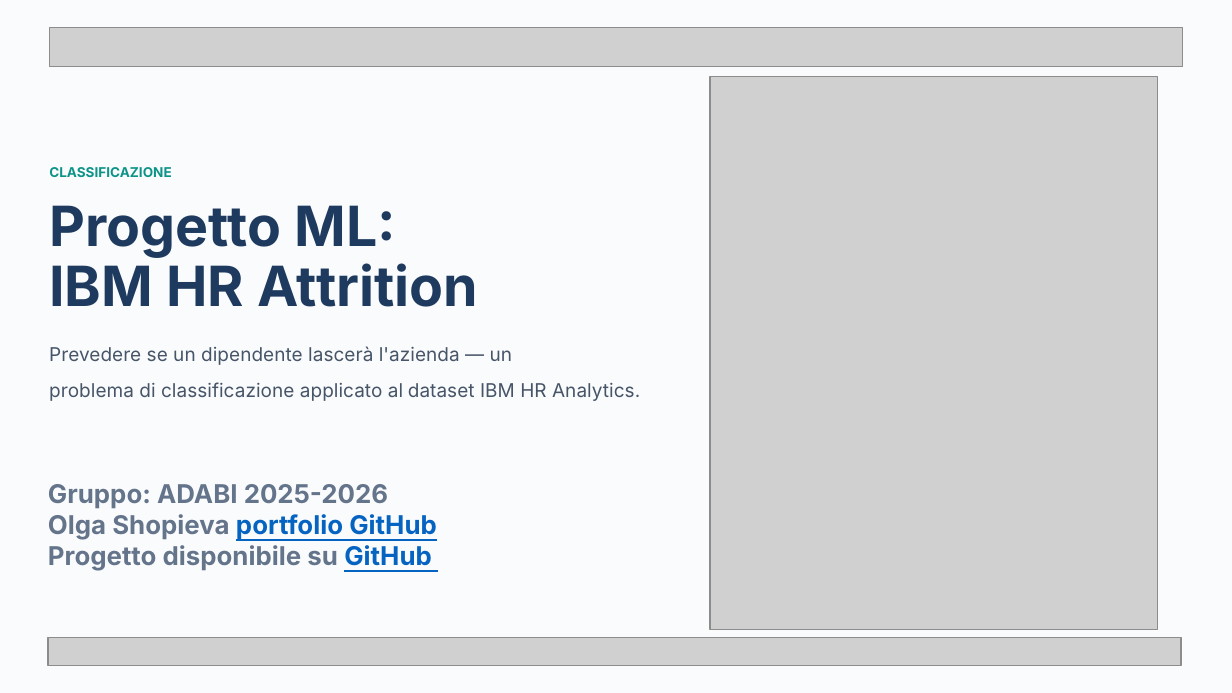
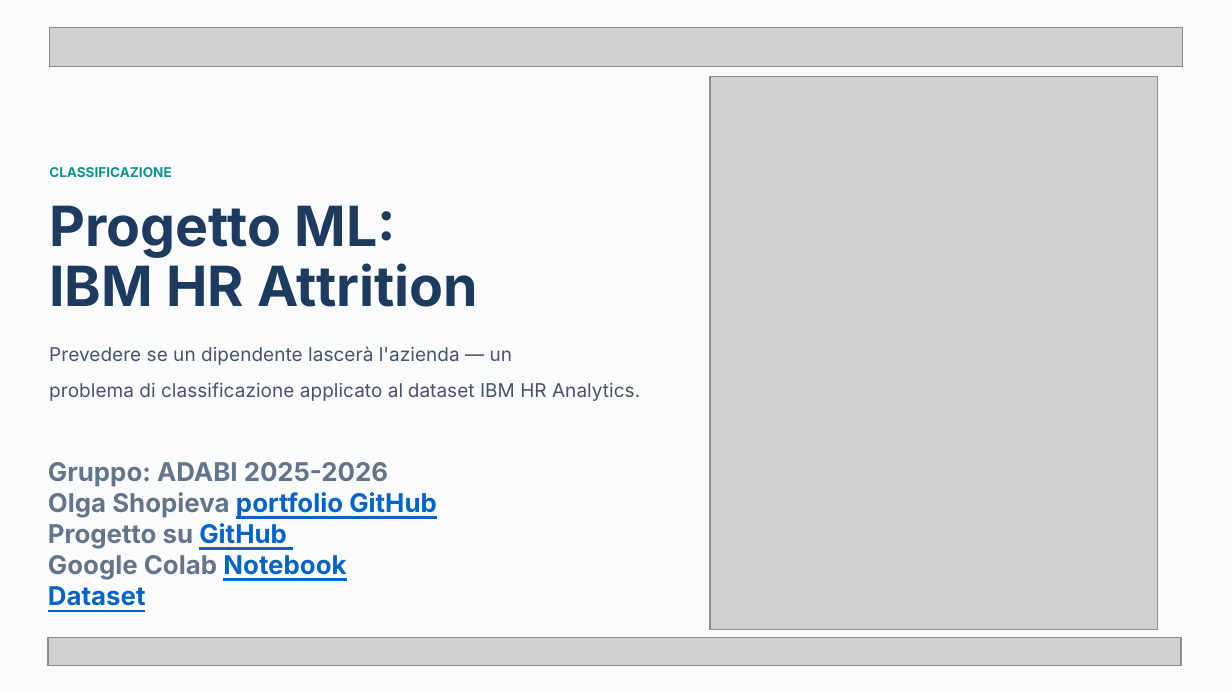
Before and after one commit to OlgaShopieva/adabi-hr-attrition-prediction, a slide deck: slide 1 of HR-Attrition-Prediction.pptx. Drawn at 1232x693 pixels with LibreOffice and Linux fonts; fonts in the diff are those of the drawing; grey boxes stand for pictures. Boxes give left, top, right and bottom in pixels: in the first picture for what was removed or moved away, otherwise in the second. Text is boxed around its words. In the diff, an @@ line names an element or a change of style, - is before the commit and + after.

```diff
--- a/HR-Attrition-Prediction.pptx
+++ b/HR-Attrition-Prediction.pptx
@@ text at (48, 523, 346, 606): text changed @@
-Progetto disponibile su GitHub
+Progetto su GitHub
+Google Colab Notebook
+Dataset
```
